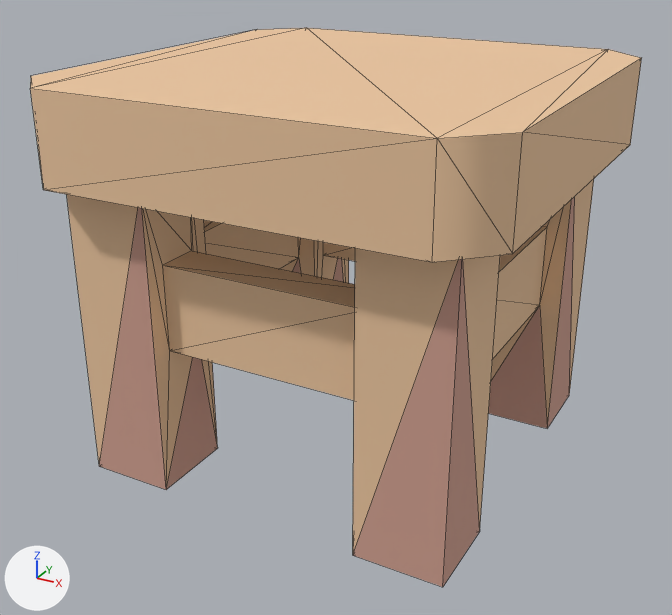
One commit to the glTF model example_game/world/props/stall-stool.prop/model.glb: the scene before it, then after it.
The view is the same before and after, from a 50 mm lens placed at (0.598, -1.134, 0.751), pointed at (-0.007, -0.034, 0.201). The axes (+X, +Y, +Z) are drawn at lower left. The lights are the same throughout. The older version comes first. Mesh edges are drawn as thin lines. Vertices at exactly the same position are counted once.

Names of what the first picture shows: 'model'.
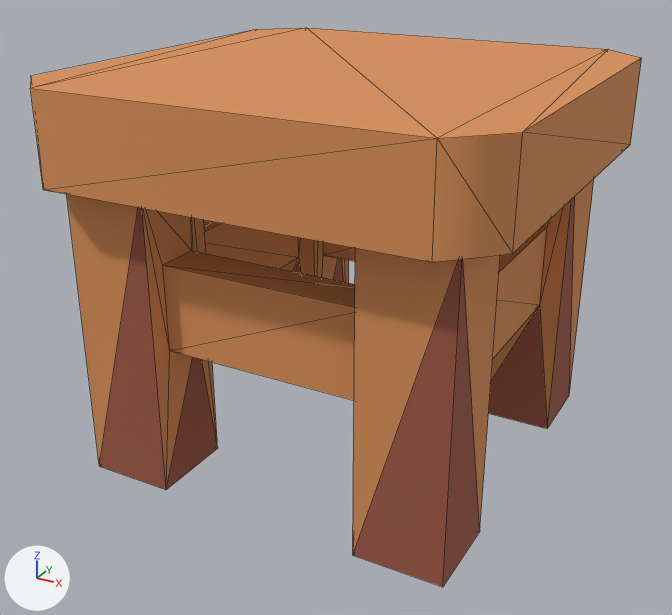
Location of each change, (x1, y1, x2, y2) in pixels of the pictures (672 x 615 px):
part 1 of me_model, recoloured (beige to orange)
    both: (30, 28, 642, 553)
part 2 of me_model, recoloured (beige to brown)
    both: (99, 197, 575, 587)

The edits, one by one:
me_model has 84 vertices, 172 faces and spans x -0.325..0.325, y -0.325..0.325, z -0.02..0.544.
me_model is used by ob_model.
me_model part 1: 146 faces centred in x -0.325..0.325, y -0.325..0.325, z 0.118..0.544 are repainted in the vertex colours; the middle colour goes from beige #edc7a0 to orange #d9915a.
me_model part 2: 26 faces centred in x -0.275..0.275, y -0.275..0.275, z -0.02..0.126 are repainted in the vertex colours; the middle colour goes from beige #d0a090 to brown #a05a47.
